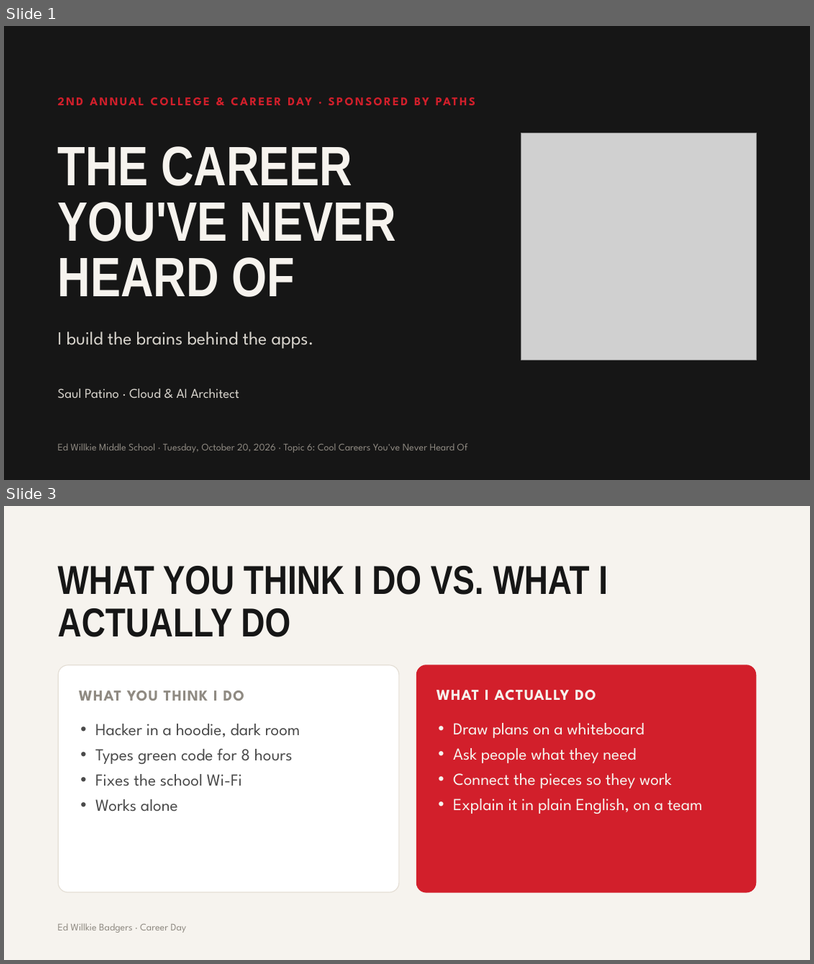
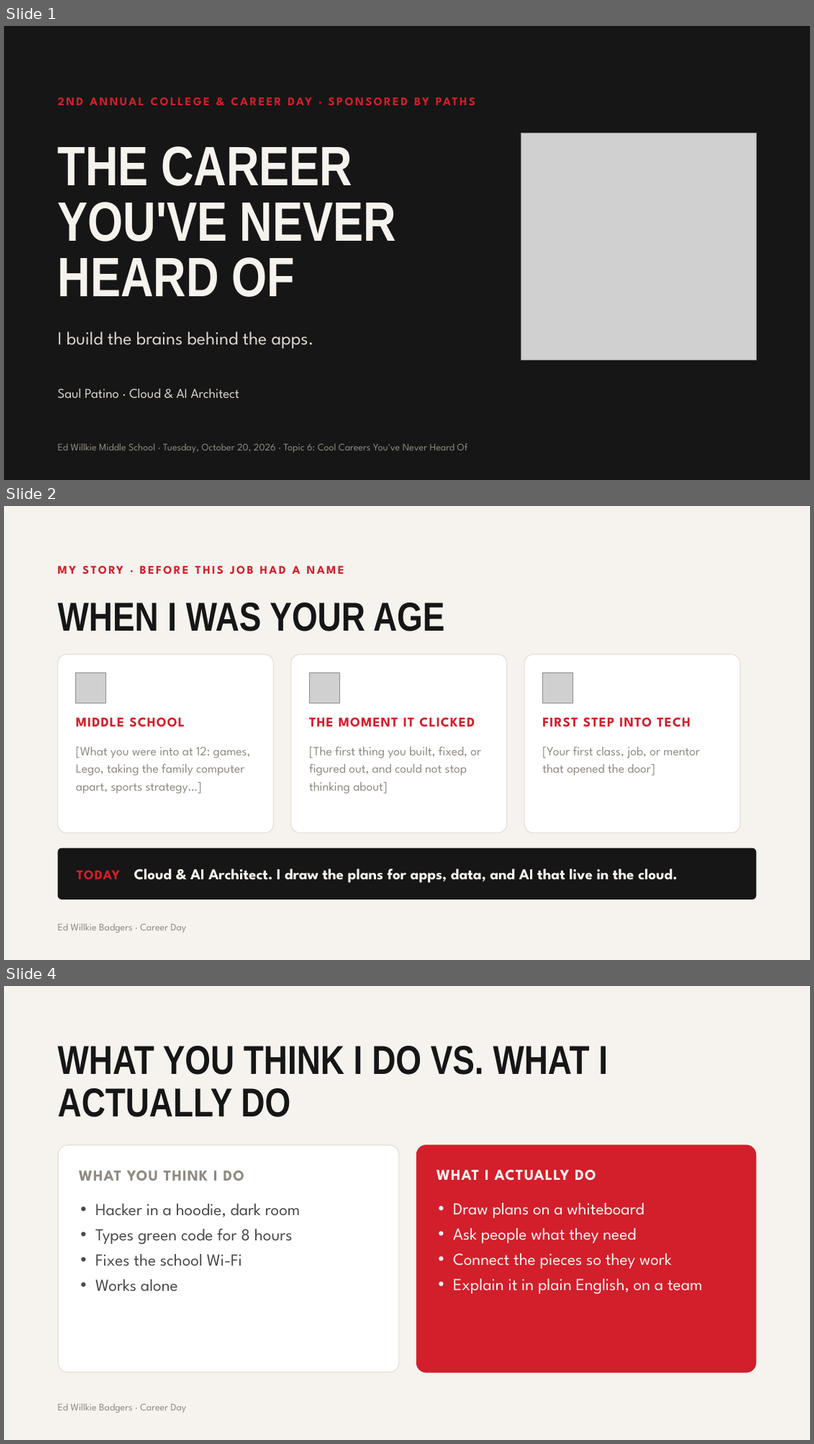
Before and after one commit to HybridCloudWorks/Demo-Ed_Willkie_Badger_Bot, a slide deck: docs/Career_Day_2026_EWMS.pptx. Shown one above the other, each under a label of ours: slides 1 and 3 before the commit, slides 1, 2 and 4 after it; the slides between them are not shown. The pictures are 814x964 and 814x1444 pixels, drawn with LibreOffice and Linux fonts; fonts in the diff are those of the drawing; grey boxes stand for pictures. Boxes give left, top, right and bottom in pixels: in the first picture for what was removed or moved away, otherwise in the second. Text is boxed around its words. In the diff, an @@ line names an element or a change of style, - is before the commit and + after.

```diff
--- a/docs/Career_Day_2026_EWMS.pptx
+++ b/docs/Career_Day_2026_EWMS.pptx
@@ slide 2 added at box(4, 506, 810, 960), background #F6F3EE @@
@@ text added at box(269, 566, 277, 574), 14 pt, text #D21F2B, bold @@
+MY STORY · BEFORE THIS JOB HAD A NAME
@@ title added at box(58, 602, 445, 631), 48 pt, text #161616, bold @@
+WHEN I WAS YOUR AGE
@@ rounded rectangle added at box(58, 654, 274, 833), fill #FFFFFF, outline #E4DED5 1 pt @@
@@ rounded rectangle added at box(291, 654, 507, 833), fill #FFFFFF, outline #E4DED5 1 pt @@
@@ rounded rectangle added at box(525, 654, 741, 833), fill #FFFFFF, outline #E4DED5 1 pt @@
@@ picture added at box(76, 672, 106, 703) @@
@@ picture added at box(309, 672, 340, 703) @@
@@ picture added at box(543, 672, 574, 703) @@
@@ text added at box(76, 717, 185, 727), 16 pt, text #D21F2B, bold @@
+MIDDLE SCHOOL
@@ text added at box(309, 717, 475, 727), 16 pt, text #D21F2B, bold @@
+THE MOMENT IT CLICKED
@@ text added at box(543, 717, 691, 727), 16 pt, text #D21F2B, bold @@
+FIRST STEP INTO TECH
@@ text added at box(76, 746, 251, 793), 15 pt, text #8F8A82 @@
+[What you were into at 12: games, Lego, taking the family computer apart, sports strategy…]
@@ text added at box(309, 746, 481, 793), 15 pt, text #8F8A82 @@
+[The first thing you built, fixed, or figured out, and could not stop thinking about]
@@ text added at box(543, 746, 700, 775), 15 pt, text #8F8A82 @@
+[Your first class, job, or mentor that opened the door]
@@ rounded rectangle added at box(58, 848, 756, 899), fill #161616 @@
@@ text added at box(77, 868, 677, 883), 18 pt, text #F6F3EE, bold @@
+TODAY Cloud & AI Architect. I draw the plans for apps, data, and AI that live in the cloud.
@@ text added at box(58, 923, 187, 932), 12 pt, text #8F8A82 @@
+Ed Willkie Badgers · Career Day
@@ what was slide 3 is now slide 4 @@
```
Also in this commit, not shown: 3 slides changed, 1 other slide added, 2 other files.
